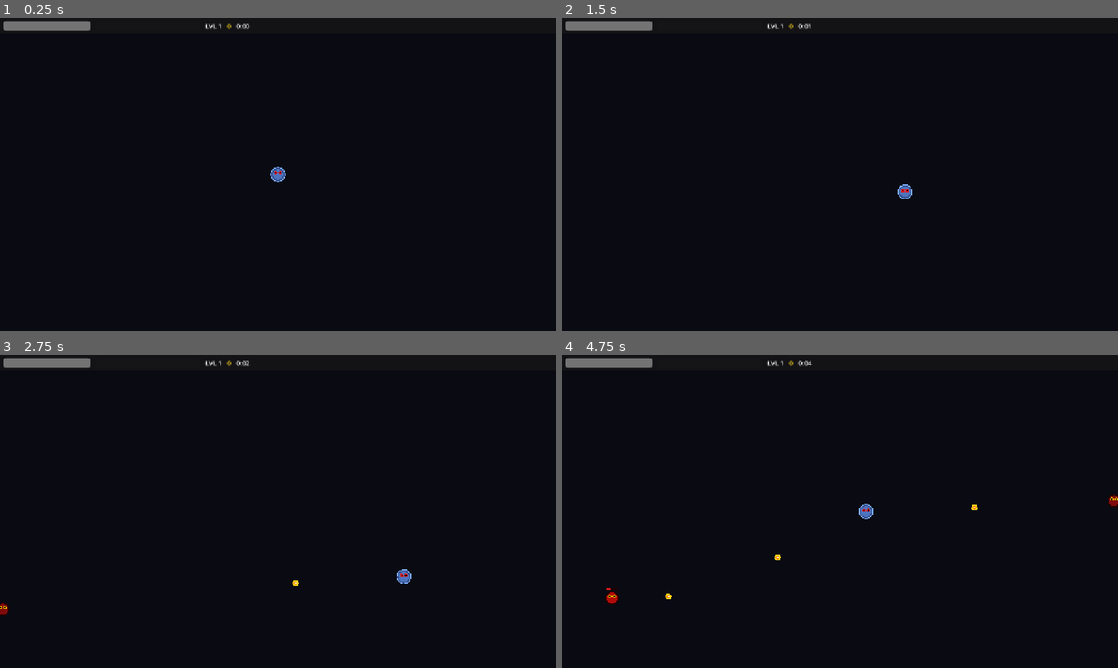
Above: before the commit, frames 1-4 (two rows, left to right).
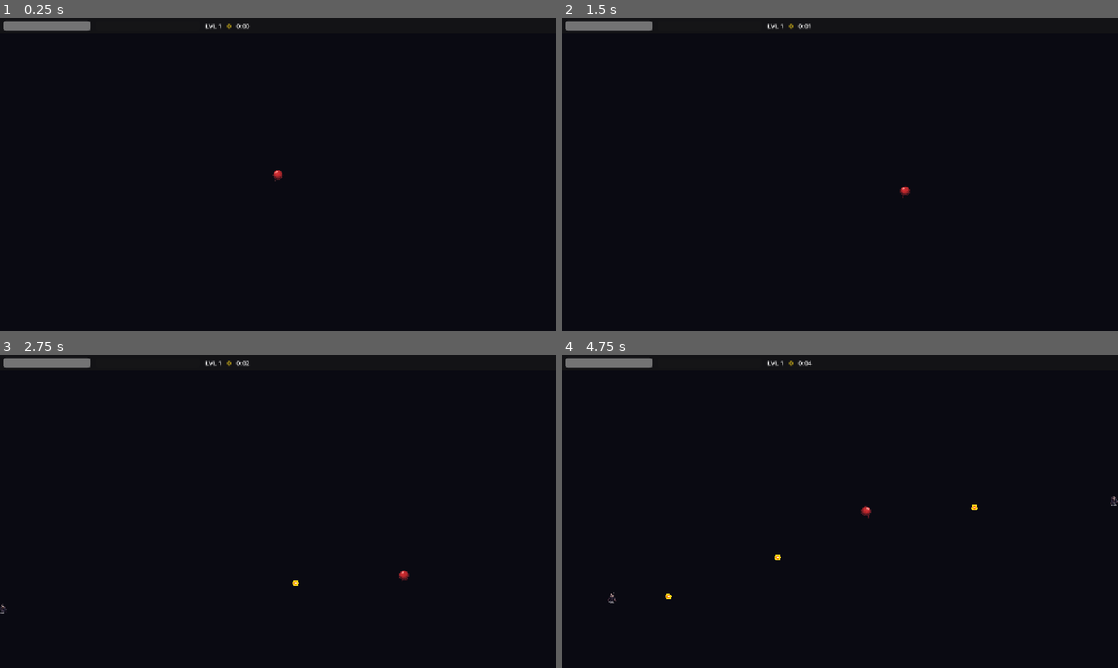
Above: after the commit, the same moments.

Repository: Drowth/Giblets
Game: Godot game, scene res://scenes/Main.tscn
Same seed, same stepped clock (60 frames per second), same inputs: the game is played once before the commit and once after it.
Inputs:
- Up to frame 1 (0.25 s): no input
- Up to frame 2 (1.5 s): tap Enter at 0.5 s; hold Right (ui_right) 0.53-1.28 s; hold Down (ui_down) from 1.28 s (still down)
- Up to frame 3 (2.75 s): release Down (ui_down) at 2.03 s; hold Right (ui_right) from 2.03 s (still down)
- Up to frame 4 (4.75 s): release Right (ui_right) at 2.78 s; hold Up (ui_up) 2.78-3.53 s; hold Left (ui_left) from 3.53 s (still down)

The runs differ from the first frame. In frame 1, 0.1% of the frame differs, in the area x 48-52%, y 47-53%; in frame 2, 0.1%; in frame 3, 0.2%; in frame 4, 0.3%, in the area x 7-100%, y 44-80%.

Commit message:
Sprite art, animations, score system, and game over screen
Player:
- Replace _draw() with player.png Sprite2D (scale 0.09)
- Level-based texture swap: player2.png at lvl 2, player3.png at lvl 4
- Idle bob (2px/1s) and walk bob (3px/0.35s) via AnimationPlayer
- Tighten multishot spread from ±0.3 to ±0.1 rad

Enemy:
- Replace _draw() with demon_basic.png Sprite2D (scale 0.056)
- AnimationPlayer with idle bob, walk bob + directional lean, hurt squash/flash, death spin-to-zero
- Disable collision and remove from group immediately on death

Systems:
- Score: enemies_killed * player_level per kill, shown in HUD
- Game over screen with score, stats, and RISE AGAIN restart button
- Music looping via runtime load; fade out on death
- Level up screen fully programmatic (no scene dependencies)
- Fix signal access bug that was silently crashing level-up flow

Co-Authored-By: Claude Sonnet 4.6 <noreply@anthropic.com>

Diff:
--- a/scenes/Enemy.tscn
+++ b/scenes/Enemy.tscn
@@ -1,6 +1,7 @@
-[gd_scene load_steps=3 format=3]
+[gd_scene load_steps=4 format=3]
 
 [ext_resource type="Script" path="res://scripts/Enemy.gd" id="1"]
+[ext_resource type="Texture2D" path="res://assets/enemies/demon_basic.png" id="2"]
 
 [sub_resource type="CircleShape2D" id="1"]
 radius = 13.0
@@ -10,5 +11,11 @@
 collision_mask = 2
 script = ExtResource("1")
 
+[node name="Sprite2D" type="Sprite2D" parent="."]
+texture = ExtResource("2")
+scale = Vector2(0.056, 0.056)
+
 [node name="CollisionShape2D" type="CollisionShape2D" parent="."]
 shape = SubResource("1")
+
+[node name="AnimationPlayer" type="AnimationPlayer" parent="."]
--- a/scenes/Player.tscn
+++ b/scenes/Player.tscn
@@ -1,6 +1,7 @@
-[gd_scene load_steps=3 format=3]
+[gd_scene load_steps=4 format=3]
 
 [ext_resource type="Script" path="res://scripts/Player.gd" id="1"]
+[ext_resource type="Texture2D" path="res://assets/player/player.png" id="2"]
 
 [sub_resource type="CircleShape2D" id="1"]
 radius = 15.0
@@ -9,6 +10,12 @@
 collision_layer = 1
 collision_mask = 0
 script = ExtResource("1")
+
+[node name="Sprite2D" type="Sprite2D" parent="."]
+texture = ExtResource("2")
+scale = Vector2(0.09, 0.09)
+
+[node name="AnimationPlayer" type="AnimationPlayer" parent="."]
 
 [node name="CollisionShape2D" type="CollisionShape2D" parent="."]
 shape = SubResource("1")
--- a/scripts/Enemy.gd
+++ b/scripts/Enemy.gd
@@ -1,76 +1,170 @@
 extends CharacterBody2D
 
 const XP_ORB_SCENE = preload("res://scenes/XPOrb.tscn")
-const BLOOD_SCENE = preload("res://scenes/BloodSplatter.tscn")
+const BLOOD_SCENE  = preload("res://scenes/BloodSplatter.tscn")
 
-@export var move_speed: float = 60.0
-@export var max_health: int = 25
-@export var health: int = 25
-@export var xp_value: int = 20
-@export var damage: int = 10
+@export var move_speed:       float = 60.0
+@export var max_health:       int   = 25
+@export var health:           int   = 25
+@export var xp_value:         int   = 20
+@export var damage:           int   = 10
 @export var contact_cooldown: float = 0.8
 
-var _player: Node2D = null
-var _contact_timer: float = 0.0
-var _dead: bool = false
-var _xp_container: Node = null
+var _player:        Node2D = null
+var _contact_timer: float  = 0.0
+var _dead:          bool   = false
+var _xp_container:  Node   = null
 
+@onready var sprite:      Sprite2D        = $Sprite2D
+@onready var anim_player: AnimationPlayer = $AnimationPlayer
+
+const BASE_SCALE := Vector2(0.056, 0.056)
+
+# ---------------------------------------------------------------------------
 func _ready() -> void:
 	add_to_group("enemies")
 	health = max_health
 	_player = get_tree().get_first_node_in_group("player")
-	queue_redraw()
+	_build_animations()
+	anim_player.play("idle")
 
-func _draw() -> void:
-	var hp_ratio := float(health) / float(max_health) if max_health > 0 else 0.0
-	var body_col := Color(0.5 + (1.0 - hp_ratio) * 0.35, 0.04, 0.04)
-	draw_circle(Vector2.ZERO, 14, body_col)
-	draw_arc(Vector2.ZERO, 14, 0, TAU, 32, Color(0.15, 0.0, 0.0), 2.5)
-	draw_circle(Vector2(-5, -4), 4, Color(1.0, 0.75, 0.0))
-	draw_circle(Vector2(5, -4), 4, Color(1.0, 0.75, 0.0))
-	draw_circle(Vector2(-5, -4), 2, Color.BLACK)
-	draw_circle(Vector2(5, -4), 2, Color.BLACK)
-	if hp_ratio < 1.0:
-		draw_rect(Rect2(-14, -23, 28, 4), Color(0.12, 0.0, 0.0))
-		draw_rect(Rect2(-14, -23, 28.0 * hp_ratio, 4), Color(0.85, 0.1, 0.1))
+# ---------------------------------------------------------------------------
+func _build_animations() -> void:
+	var lib := AnimationLibrary.new()
+	lib.add_animation("idle",  _anim_idle())
+	lib.add_animation("walk",  _anim_walk())
+	lib.add_animation("hurt",  _anim_hurt())
+	lib.add_animation("death", _anim_death())
+	anim_player.add_animation_library("", lib)
 
+func _anim_idle() -> Animation:
+	var a := Animation.new()
+	a.length    = 0.8
+	a.loop_mode = Animation.LOOP_LINEAR
+	var t := a.add_track(Animation.TYPE_VALUE)
+	a.track_set_path(t, "Sprite2D:position")
+	a.value_track_set_update_mode(t, Animation.UPDATE_CONTINUOUS)
+	a.track_insert_key(t, 0.0, Vector2(0, 0))
+	a.track_insert_key(t, 0.4, Vector2(0, 3))
+	a.track_insert_key(t, 0.8, Vector2(0, 0))
+	return a
+
+func _anim_walk() -> Animation:
+	# Faster bob; lean is driven procedurally in _physics_process
+	var a := Animation.new()
+	a.length    = 0.4
+	a.loop_mode = Animation.LOOP_LINEAR
+	var t := a.add_track(Animation.TYPE_VALUE)
+	a.track_set_path(t, "Sprite2D:position")
+	a.value_track_set_update_mode(t, Animation.UPDATE_CONTINUOUS)
+	a.track_insert_key(t, 0.00, Vector2(0,  0))
+	a.track_insert_key(t, 0.10, Vector2(0, -2))
+	a.track_insert_key(t, 0.20, Vector2(0,  0))
+	a.track_insert_key(t, 0.30, Vector2(0, -2))
+	a.track_insert_key(t, 0.40, Vector2(0,  0))
+	return a
+
+func _anim_hurt() -> Animation:
+	var a := Animation.new()
+	a.length    = 0.15
+	a.loop_mode = Animation.LOOP_NONE
+	# Scale squash → overshoot → settle
+	var ts := a.add_track(Animation.TYPE_VALUE)
+	a.track_set_path(ts, "Sprite2D:scale")
+	a.value_track_set_update_mode(ts, Animation.UPDATE_CONTINUOUS)
+	a.track_insert_key(ts, 0.00, BASE_SCALE)
+	a.track_insert_key(ts, 0.05, Vector2(BASE_SCALE.x * 1.3, BASE_SCALE.y * 0.7))
+	a.track_insert_key(ts, 0.10, Vector2(BASE_SCALE.x * 0.9, BASE_SCALE.y * 1.1))
+	a.track_insert_key(ts, 0.15, BASE_SCALE)
+	# White flash
+	var tm := a.add_track(Animation.TYPE_VALUE)
+	a.track_set_path(tm, "Sprite2D:modulate")
+	a.value_track_set_update_mode(tm, Animation.UPDATE_CONTINUOUS)
+	a.track_insert_key(tm, 0.00, Color.WHITE)
+	a.track_insert_key(tm, 0.03, Color(4.0, 4.0, 4.0, 1.0))
+	a.track_insert_key(tm, 0.15, Color.WHITE)
+	return a
+
+func _anim_death() -> Animation:
+	var a := Animation.new()
+	a.length    = 0.4
+	a.loop_mode = Animation.LOOP_NONE
+	# Spin 360°
+	var tr := a.add_track(Animation.TYPE_VALUE)
+	a.track_set_path(tr, "Sprite2D:rotation")
+	a.value_track_set_update_mode(tr, Animation.UPDATE_CONTINUOUS)
+	a.track_insert_key(tr, 0.0, 0.0)
+	a.track_insert_key(tr, 0.4, TAU)
+	# Scale to zero
+	var ts := a.add_track(Animation.TYPE_VALUE)
+	a.track_set_path(ts, "Sprite2D:scale")
+	a.value_track_set_update_mode(ts, Animation.UPDATE_CONTINUOUS)
+	a.track_insert_key(ts, 0.0, BASE_SCALE)
+	a.track_insert_key(ts, 0.4, Vector2.ZERO)
+	return a
+
+# ---------------------------------------------------------------------------
 func _physics_process(delta: float) -> void:
 	if _dead:
 		return
 	if not _player or not is_instance_valid(_player):
 		_player = get_tree().get_first_node_in_group("player")
 		return
+
 	_contact_timer = maxf(0.0, _contact_timer - delta)
 	var dir := (_player.global_position - global_position).normalized()
 	velocity = dir * move_speed
 	move_and_slide()
+
 	if global_position.distance_to(_player.global_position) < 25.0 and _contact_timer <= 0.0:
 		_contact_timer = contact_cooldown
 		if _player.has_method("take_damage"):
 			_player.take_damage(damage)
-	queue_redraw()
 
+	var moving := velocity.length() > 5.0
+	var cur := anim_player.current_animation
+	if moving and cur not in ["hurt", "death", "walk"]:
+		anim_player.play("walk")
+	elif not moving and cur not in ["hurt", "death", "idle"]:
+		anim_player.play("idle")
+
+	# Left/right lean based on movement direction
+	if moving:
+		sprite.rotation = lerp(sprite.rotation, dir.x * 0.12, delta * 8.0)
+		sprite.flip_h   = velocity.x < -5.0
+	else:
+		sprite.rotation = lerp(sprite.rotation, 0.0, delta * 6.0)
+
+# ---------------------------------------------------------------------------
 func take_hit(dmg: int) -> void:
 	if _dead:
 		return
 	health -= dmg
-	queue_redraw()
 	if health <= 0:
 		_die()
 		return
-	modulate = Color(2.5, 0.6, 0.6)
-	await get_tree().create_timer(0.09).timeout
+	sprite.position = Vector2.ZERO
+	sprite.rotation = 0.0
+	anim_player.play("hurt")
+	await get_tree().create_timer(0.18).timeout
 	if not _dead:
-		modulate = Color.WHITE
+		anim_player.play("walk" if velocity.length() > 5.0 else "idle")
 
 func _die() -> void:
 	_dead = true
 	set_physics_process(false)
+	$CollisionShape2D.disabled = true
+	remove_from_group("enemies")
 	GameState.add_kill_score(xp_value)
+	sprite.position = Vector2.ZERO
+	sprite.rotation = 0.0
+	anim_player.play("death")
 	_spawn_blood()
 	_drop_xp()
+	await get_tree().create_timer(0.45).timeout
 	queue_free()
 
+# ---------------------------------------------------------------------------
 func _spawn_blood() -> void:
 	var splat = BLOOD_SCENE.instantiate()
 	get_parent().add_child(splat)
@@ -82,7 +176,7 @@
 	if not _xp_container:
 		return
 	var orb_count := clampi(xp_value / 5, 1, 6)
-	var orb_xp := xp_value / orb_count
+	var orb_xp    := xp_value / orb_count
 	for i in orb_count:
 		var orb = XP_ORB_SCENE.instantiate()
 		_xp_container.add_child(orb)
--- a/scripts/Main.gd
+++ b/scripts/Main.gd
@@ -59,7 +59,6 @@
 	enemy.move_speed = 55.0 + t * 35.0
 	enemy.damage = int(10 * (1.0 + t * 0.5))
 	enemy.xp_value = int(20 * (1.0 + t * 0.4))
-	enemy.queue_redraw()
 
 func _edge_pos(vp: Rect2) -> Vector2:
 	match randi() % 4:
--- a/scripts/Player.gd
+++ b/scripts/Player.gd
@@ -2,10 +2,16 @@
 
 const PROJECTILE_SCENE = preload("res://scenes/Projectile.tscn")
 
-@onready var attack_timer: Timer = $AttackTimer
-@onready var iframes_timer: Timer = $IFramesTimer
+const TEX_LVL1 = preload("res://assets/player/player.png")
+const TEX_LVL2 = preload("res://assets/player/player2.png")
+const TEX_LVL3 = preload("res://assets/player/player3.png")
 
-var is_invincible: bool = false
+@onready var attack_timer:  Timer           = $AttackTimer
+@onready var iframes_timer: Timer           = $IFramesTimer
+@onready var sprite:        Sprite2D        = $Sprite2D
+@onready var anim_player:   AnimationPlayer = $AnimationPlayer
+
+var is_invincible: bool   = false
 var _proj_container: Node2D = null
 
 func _ready() -> void:
@@ -14,16 +20,40 @@
 	attack_timer.timeout.connect(_fire)
 	iframes_timer.timeout.connect(func(): is_invincible = false)
 	GameState.game_over.connect(_on_game_over)
-	queue_redraw()
+	GameState.level_changed.connect(_on_level_changed)
+	_build_animations()
+	anim_player.play("idle")
 
-func _draw() -> void:
-	draw_circle(Vector2.ZERO, 16, Color(0.2, 0.3, 0.55))
-	draw_circle(Vector2.ZERO, 12, Color(0.3, 0.45, 0.75))
-	draw_arc(Vector2.ZERO, 16, 0, TAU, 32, Color(0.5, 0.7, 1.0), 2.0)
-	draw_circle(Vector2(-5, -3), 4, Color(0.9, 0.1, 0.1))
-	draw_circle(Vector2(5, -3), 4, Color(0.9, 0.1, 0.1))
-	draw_circle(Vector2(-5, -3), 2, Color(0.1, 0.0, 0.0))
-	draw_circle(Vector2(5, -3), 2, Color(0.1, 0.0, 0.0))
+func _build_animations() -> void:
+	var lib := AnimationLibrary.new()
+
+	# Idle: gentle 2px bob, 1.0s
+	var idle := Animation.new()
+	idle.length = 1.0
+	idle.loop_mode = Animation.LOOP_LINEAR
+	var t := idle.add_track(Animation.TYPE_VALUE)
+	idle.track_set_path(t, "Sprite2D:position")
+	idle.value_track_set_update_mode(t, Animation.UPDATE_CONTINUOUS)
+	idle.track_insert_key(t, 0.0, Vector2(0,  0))
+	idle.track_insert_key(t, 0.5, Vector2(0,  2))
+	idle.track_insert_key(t, 1.0, Vector2(0,  0))
+	lib.add_animation("idle", idle)
+
+	# Walk: snappier 3px bob, 0.35s
+	var walk := Animation.new()
+	walk.length = 0.35
+	walk.loop_mode = Animation.LOOP_LINEAR
+	t = walk.add_track(Animation.TYPE_VALUE)
+	walk.track_set_path(t, "Sprite2D:position")
+	walk.value_track_set_update_mode(t, Animation.UPDATE_CONTINUOUS)
+	walk.track_insert_key(t, 0.000, Vector2(0,  0))
+	walk.track_insert_key(t, 0.088, Vector2(0, -3))
+	walk.track_insert_key(t, 0.175, Vector2(0,  0))
+	walk.track_insert_key(t, 0.263, Vector2(0, -3))
+	walk.track_insert_key(t, 0.350, Vector2(0,  0))
+	lib.add_animation("walk", walk)
+
+	anim_player.add_animation_library("", lib)
 
 func _physics_process(_delta: float) -> void:
 	var dir := Vector2(
@@ -32,12 +62,21 @@
 	)
 	if dir != Vector2.ZERO:
 		velocity = dir.normalized() * GameState.move_speed
+		if dir.x != 0.0:
+			sprite.flip_h = dir.x < 0.0
 	else:
 		velocity = velocity.move_toward(Vector2.ZERO, GameState.move_speed)
 	move_and_slide()
 	var vp := get_viewport_rect()
 	global_position.x = clampf(global_position.x, 20.0, vp.size.x - 20.0)
 	global_position.y = clampf(global_position.y, 20.0, vp.size.y - 20.0)
+
+	var moving := velocity.length() > 5.0
+	var cur    := anim_player.current_animation
+	if moving and cur != "walk":
+		anim_player.play("walk")
+	elif not moving and cur != "idle":
+		anim_player.play("idle")
 
 func _fire() -> void:
 	attack_timer.wait_time = 1.0 / GameState.fire_rate
@@ -65,7 +104,7 @@
 		proj.global_position = global_position
 		var angle_offset := 0.0
 		if count > 1:
-			angle_offset = lerp(-0.3, 0.3, float(i) / float(count - 1))
+			angle_offset = lerp(-0.1, 0.1, float(i) / float(count - 1))
 		proj.launch(
 			base_dir.rotated(angle_offset),
 			GameState.projectile_damage,
@@ -88,6 +127,12 @@
 		modulate = Color.WHITE
 		await get_tree().create_timer(0.07).timeout
 
+func _on_level_changed(new_level: int) -> void:
+	if new_level >= 4:
+		sprite.texture = TEX_LVL3
+	elif new_level >= 2:
+		sprite.texture = TEX_LVL2
+
 func _on_game_over() -> void:
 	set_physics_process(false)
 	attack_timer.stop()
Binary file added: assets/enemies/demon_basic.png
Not shown, added: assets/enemies/demon_basic.png.import
Binary file added: assets/player/player.png
Not shown, added: assets/player/player.png.import
Binary file added: assets/player/player2.png
Not shown, added: assets/player/player2.png.import
Binary file added: assets/player/player3.png
Not shown, added: assets/player/player3.png.import
